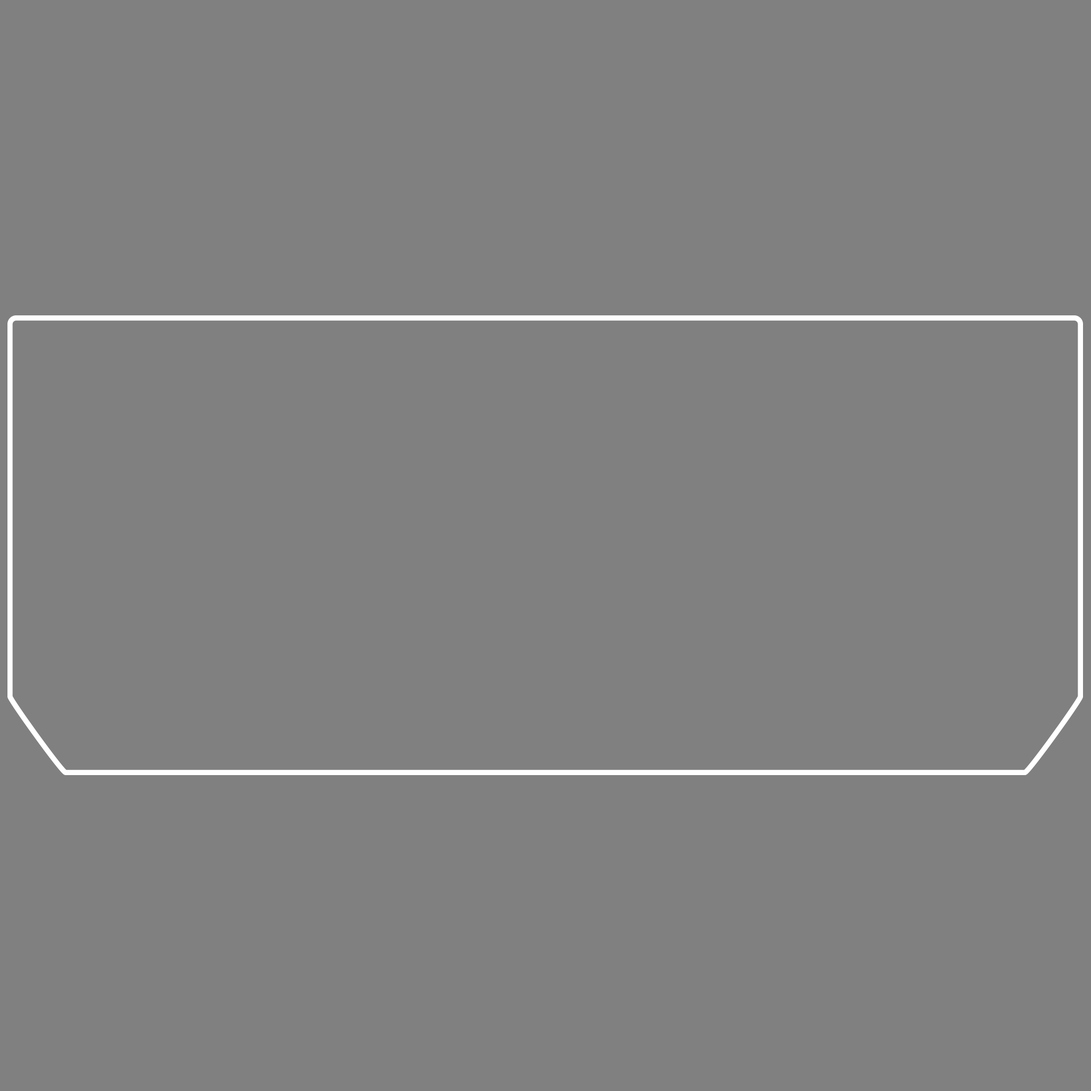
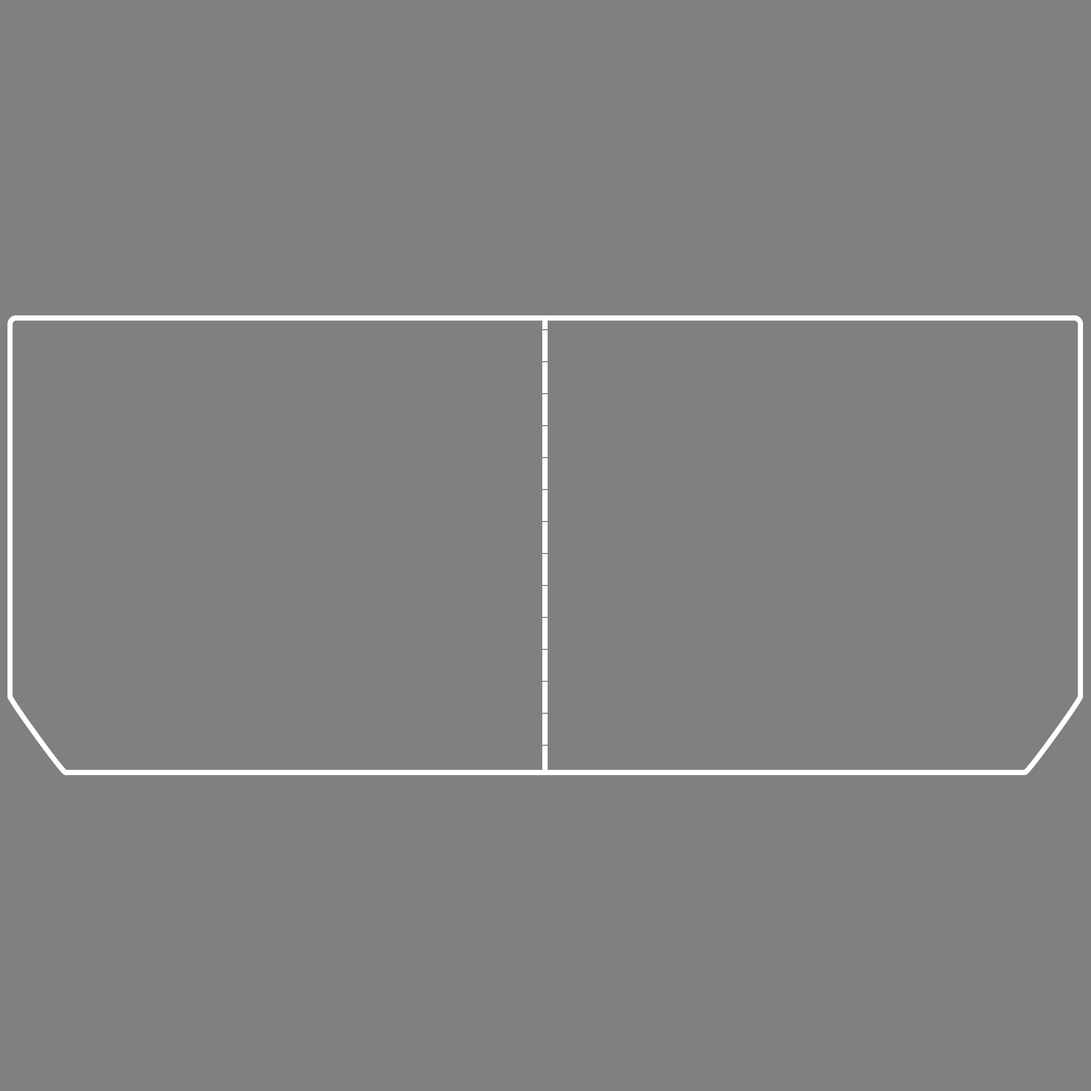
Layered file, before and after one edit (1091x1091). Changes by layer:
added layer "Shape 1" above "Vector Smart Object" over left=542, top=320, right=548, bottom=771
